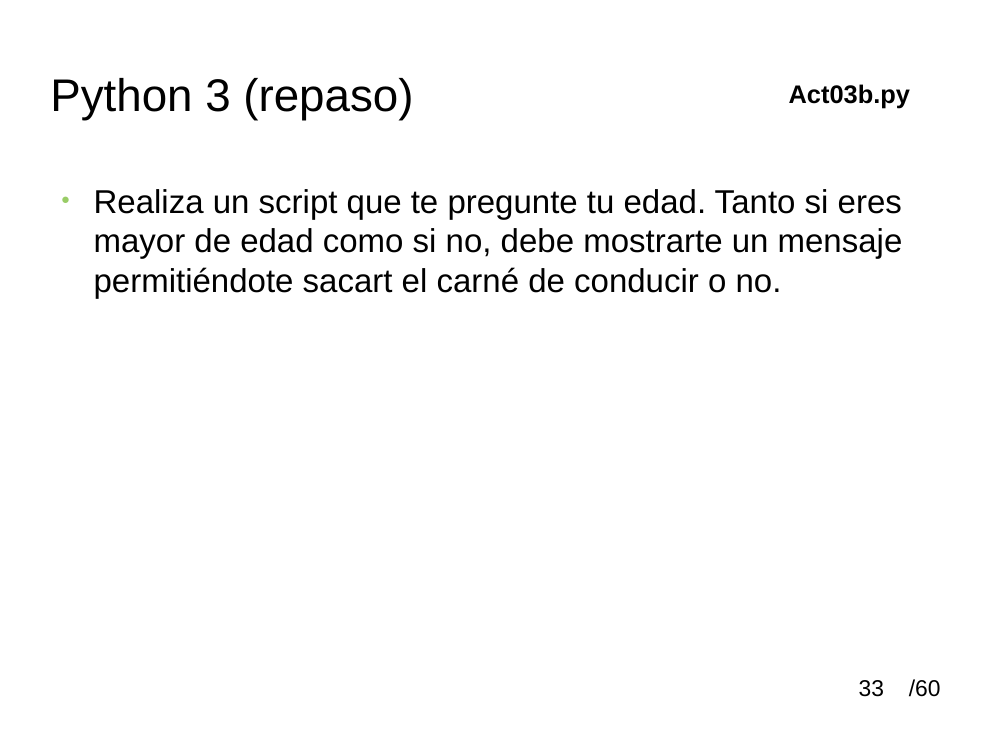
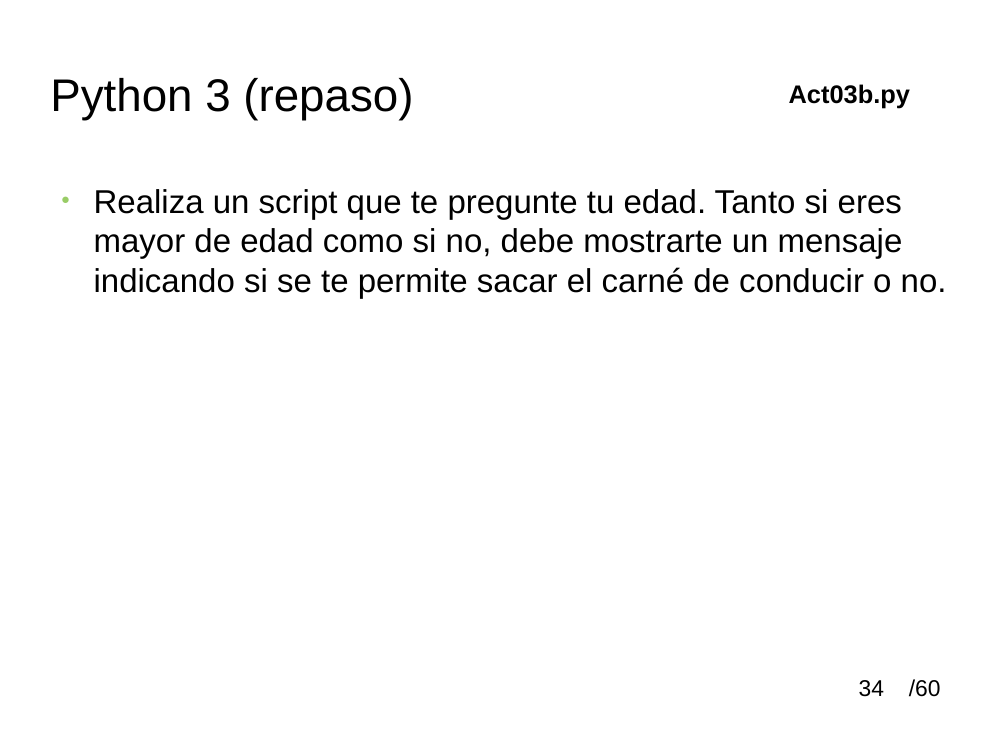
Before and after one commit to soa32123/cursoBasicoPythonSOM, a slide deck: slide 34 of material/python_tutoria_1smr.odp (slide 33 before the commit). Drawn at 1008x756 pixels with LibreOffice and Linux fonts; fonts in the diff are those of the drawing; background and template pictures are left out. Boxes give left, top, right and bottom in pixels: in the first picture for what was removed or moved away, otherwise in the second. Text is boxed around its words. In the diff, an @@ line names an element or a change of style, - is before the commit and + after.

```diff
--- a/material/python_tutoria_1smr.odp
+++ b/material/python_tutoria_1smr.odp
@@ text at (94,189,947,298): text changed @@
-● Realiza un script que te pregunte tu edad. Tanto si eres mayor de edad como si no, debe mostrarte un mensaje permitiéndote sacart el carné de conducir o no.
+● Realiza un script que te pregunte tu edad. Tanto si eres mayor de edad como si no, debe mostrarte un mensaje indicando si se te permite sacar el carné de conducir o no.
@@ page number at (859,680,884,697): text changed @@
-33
+34
```
Also in this commit, not shown: 24 other slides changed, 4 other files.
